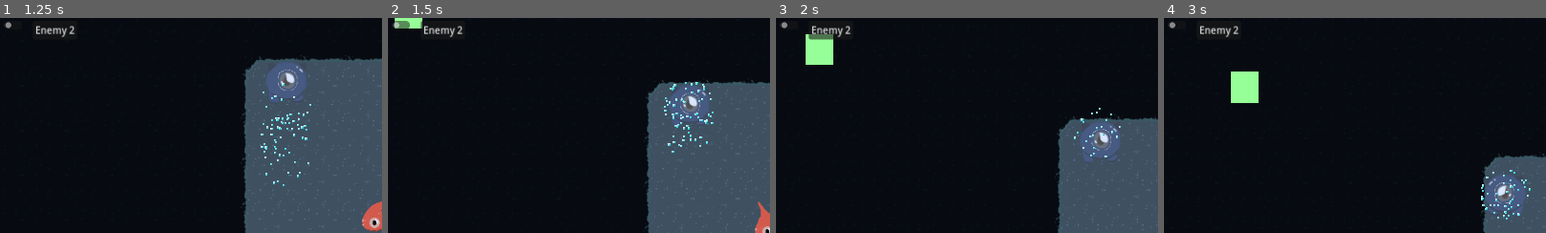
Above: before the commit, frames 1-4 (left to right).
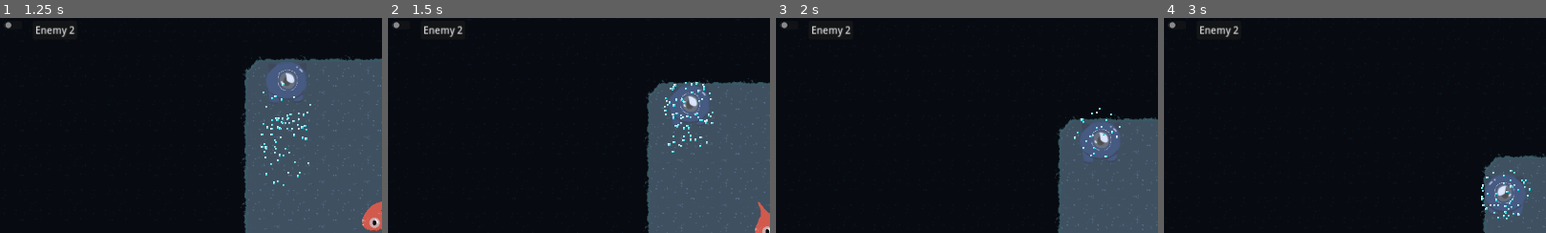
Above: after the commit, the same moments.

Repository: acropolis914/Gwizz-s-Game-Jam
Game: Godot game, scene res://Scene/main.tscn
The game is run twice, just before and just after one commit, with the same random seed, the same clock (stepped at 60 frames per second) and the same inputs.
Inputs (mouse positions are % of the whole screen's width and height, from its top left):
- Up to frame 1 (1.25 s): tap Enter at 0.5 s; move the mouse to (45, 70) at 0.52 s; hold W (move_up) from 0.53 s (still down); tap Shift (dash) at 0.6 s
- Up to frame 2 (1.5 s): keep holding W (move_up); move the mouse to (80, 65) at 1.27 s; tap Shift (dash) at 1.35 s
- Up to frame 3 (2 s): keep holding W (move_up)
- Up to frame 4 (3 s): move the mouse to (20, 35) at 2.02 s; release W (move_up) at 2.03 s; hold A (move_left) from 2.03 s (still down); tap Shift (dash) at 2.1, 2.85 s; move the mouse to (55, 50) at 2.77 s
The pictures show only the part of the screen within x 0-50%, y 0-50%; the shares and areas given below are measured in that part.

Frame 1 is identical in both runs. In frame 2, 0.4% of the frame differs, in the area x 1-9%, y 0-5%; in frame 3, 1.0%; in frame 4, 1.1%, in the area x 17-25%, y 24-40%.
Error after the commit: Invalid access to property or key 'trap' on a base object of type 'Node (global_script.gd)'. (res://Scripts/Turn_on.gd:4)

Commit message:
Globar Vars
Globar Vars

Diff:
--- a/Scripts/global_script.gd
+++ b/Scripts/global_script.gd
@@ -7,9 +7,18 @@
 var emeny_1 = true
 var emeny_2 = true
 var emeny_3 = true
-var trap = true
+var trap_rock = true
+var trap_slime = true
+var puzzle = true
+
+var collectible = true #coins
 var dash = true
+var vissuals = true
+var pots = true
+var story = true
+var skip = true
 
+#Plauyer holding
 var key = false
 var coins = 0
 
